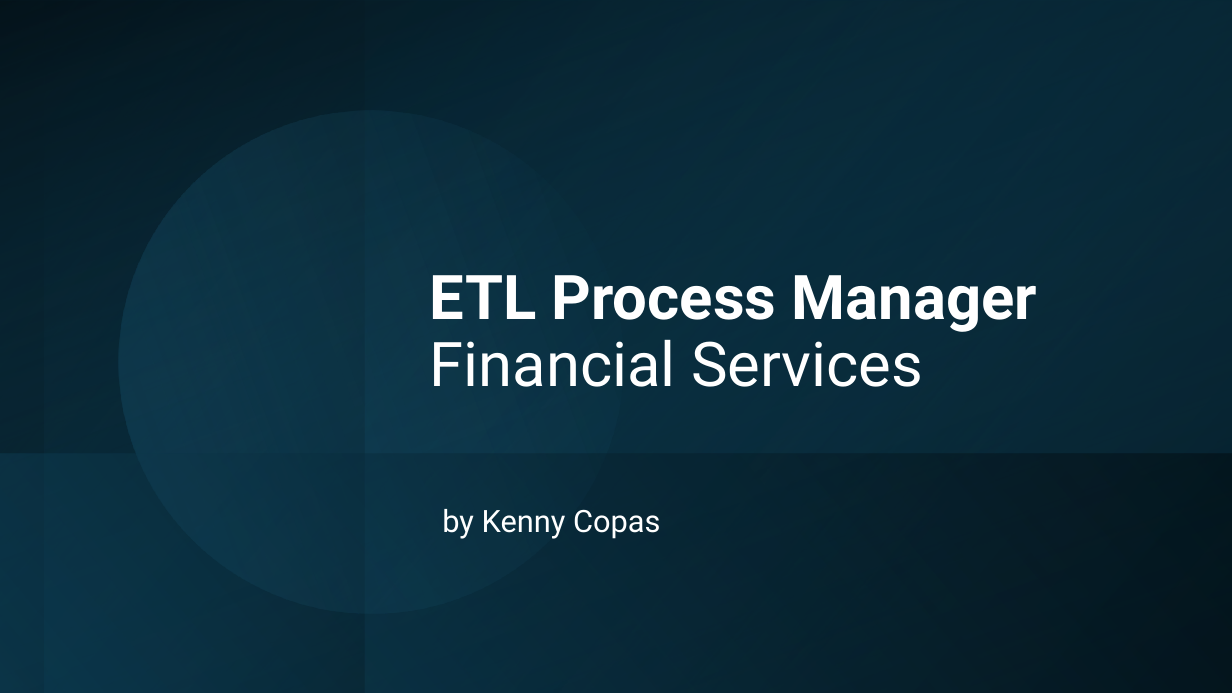
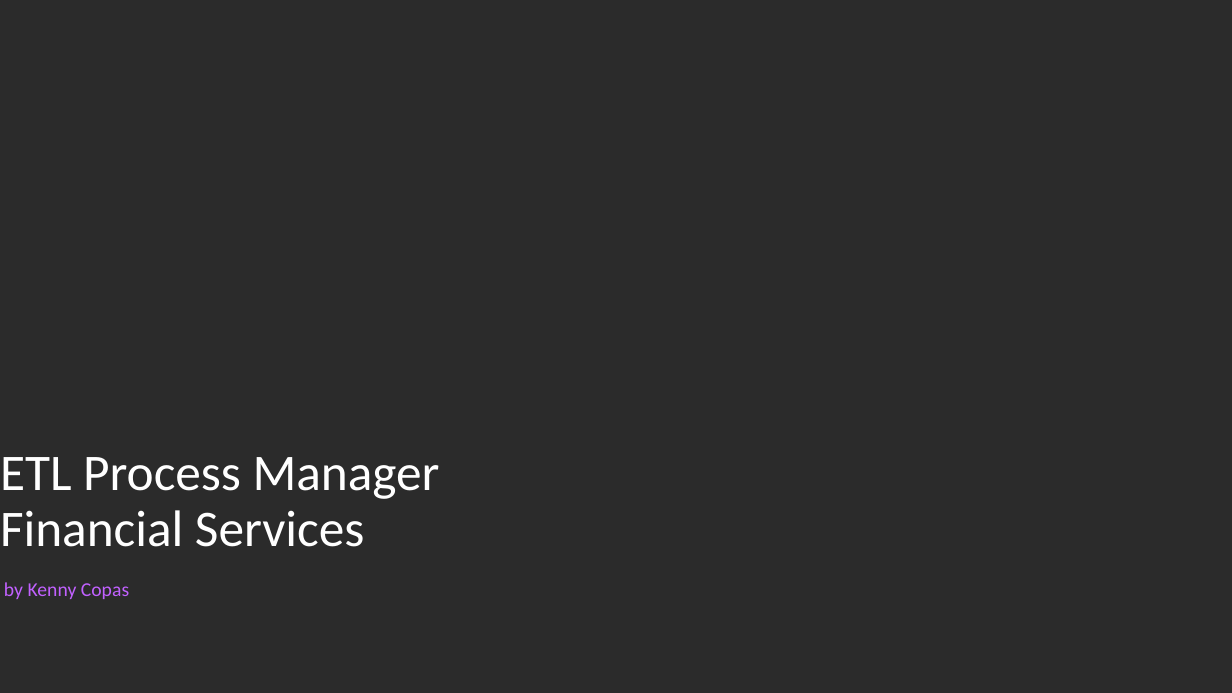
Before and after one commit to kencopas/Capstone, a slide deck: slide 1 of docs/Kenneth Copas - Capstone Presentation.pptx. Drawn at 1232x693 pixels with LibreOffice and Linux fonts; fonts in the diff are those of the drawing; background and template pictures are left out; a plain dark background stands for a picture behind light text. Boxes give left, top, right and bottom in pixels: in the first picture for what was removed or moved away, otherwise in the second. Text is boxed around its words. In the diff, an @@ line names an element or a change of style, - is before the commit and + after.

```diff
--- a/docs/Kenneth Copas - Capstone Presentation.pptx
+++ b/docs/Kenneth Copas - Capstone Presentation.pptx
@@ background #FFFFFF to picture (left out) @@
@@ rectangle removed at [0, 0, 1232, 693] @@
@@ rectangle removed at [0, 0, 364, 693] @@
@@ rectangle removed at [0, 0, 1232, 693] @@
@@ rectangle removed at [44, 0, 1232, 693] @@
@@ rectangle removed at [365, 1, 1232, 693] @@
@@ ellipse removed at [79, 72, 663, 653] @@
@@ text "ETL Process Manager Financial Services": place and size @@
-text "ETL Process Manager Financial Services" at [430, 275, 1037, 387]
+text "ETL Process Manager Financial Services" at [0, 457, 440, 547]
@@ text "ETL Process Manager Financial Services" at [0, 457, 440, 547]: size 48 to 40 pt, font Roboto to Calibri; bold off in "ETL Process Manager"; vertical alignment bottom to top @@
@@ rectangle removed at [0, 454, 1232, 693] @@
@@ text "by Kenny Copas": place and size @@
-text "by Kenny Copas" at [442, 509, 661, 539]
+text "by Kenny Copas" at [4, 582, 129, 599]
@@ text "by Kenny Copas" at [4, 582, 129, 599]: size 24 to 15.3 pt, font Roboto to Calibri, text colour #FFFFFF to #C161FF; line spacing 0.9 to 1; less space between paragraphs @@
```
Also in this commit, not shown: 13 other slides changed.
